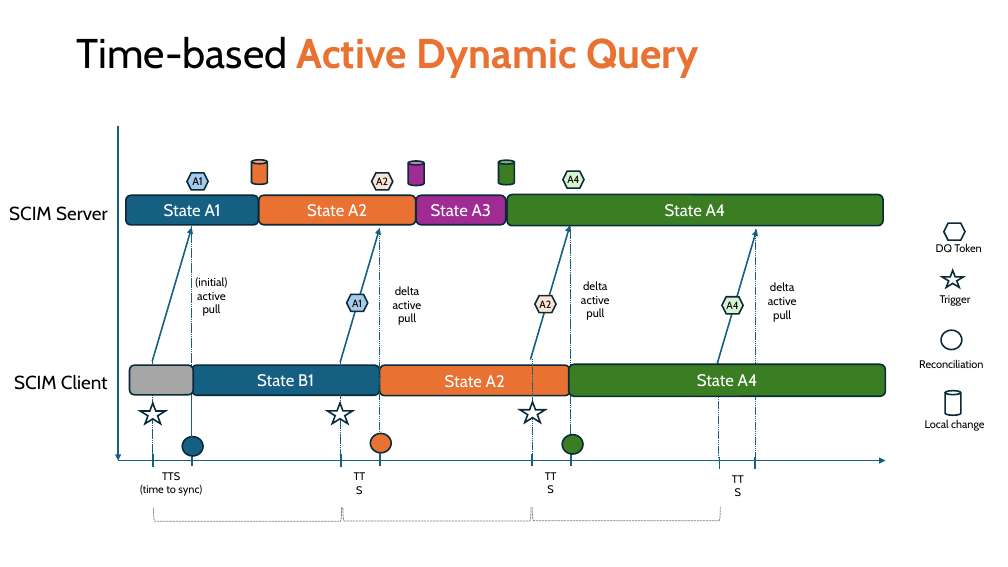
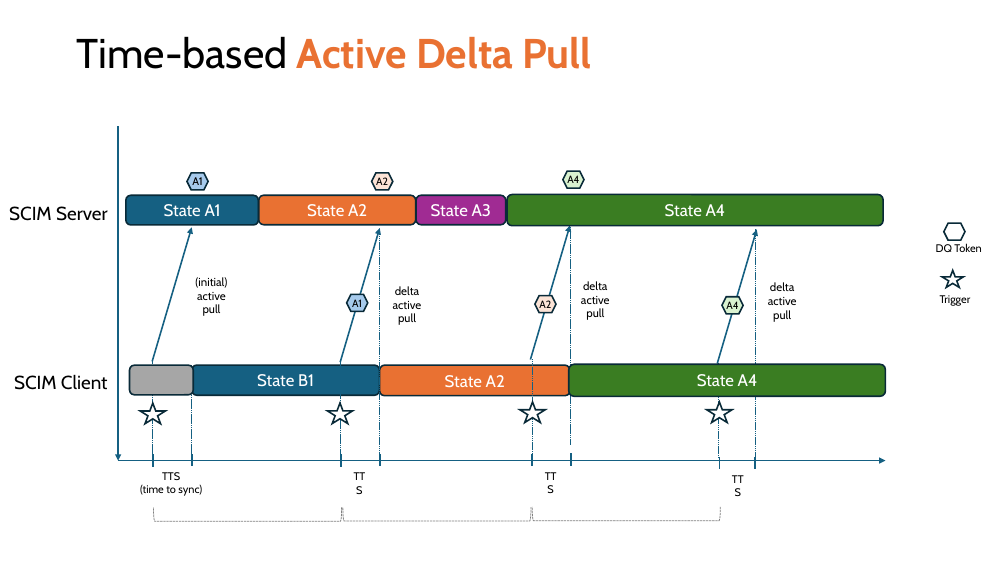
Before and after one commit to pamelatech/scim-use-case-revamp, a slide deck: slide 11 of Use Cases 29 Mar 2024.pptx. Drawn at 1008x567 pixels with LibreOffice and Linux fonts; fonts in the diff are those of the drawing. Boxes give left, top, right and bottom in pixels: in the first picture for what was removed or moved away, otherwise in the second. Text is boxed around its words. In the diff, an @@ line names an element or a change of style, - is before the commit and + after.

```diff
--- a/Use Cases 29 Mar 2024.pptx
+++ b/Use Cases 29 Mar 2024.pptx
@@ title at (77, 36, 591, 69): text changed @@
-Time-based Active Dynamic Query
+Time-based Active Delta Pull
@@ cylinder removed at (252, 160, 268, 184) @@
@@ cylinder removed at (408, 161, 424, 185) @@
@@ cylinder removed at (498, 160, 514, 185) @@
@@ line removed from (192, 460) to (192, 226) @@
@@ text removed at (919, 359, 984, 368) @@
-Reconciliation
@@ ellipse removed at (941, 330, 963, 350) @@
@@ star added at (707, 402, 732, 423), fill #FFFFFF, outline #092A39 1.5 pt @@
@@ text removed at (925, 419, 984, 431) @@
-Local change
@@ cylinder removed at (945, 391, 961, 415) @@
@@ ellipse removed at (182, 437, 203, 457) @@
@@ ellipse removed at (371, 433, 392, 453) @@
@@ ellipse removed at (563, 435, 584, 454) @@
```
Also in this commit, not shown: 13 other slides changed, 1 other file.
